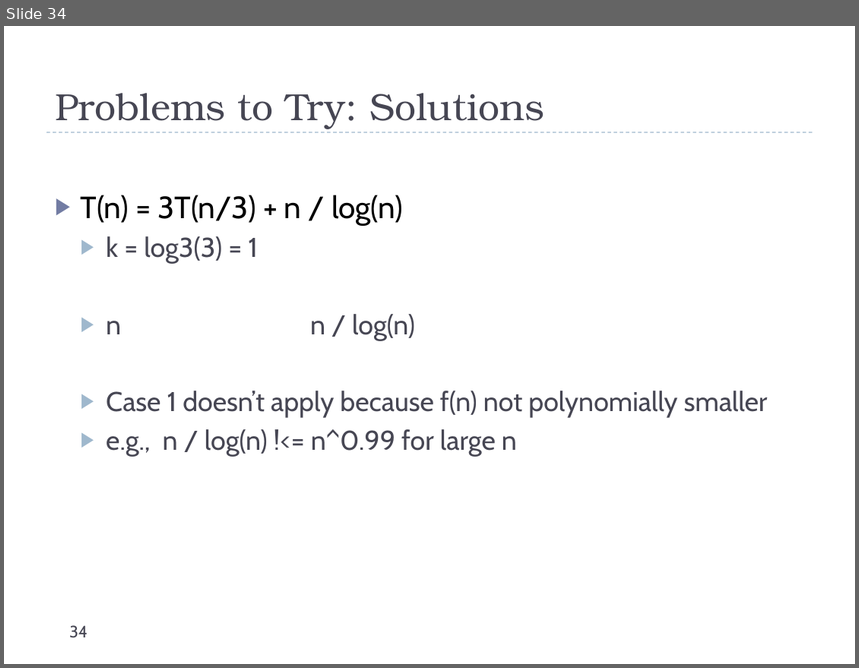
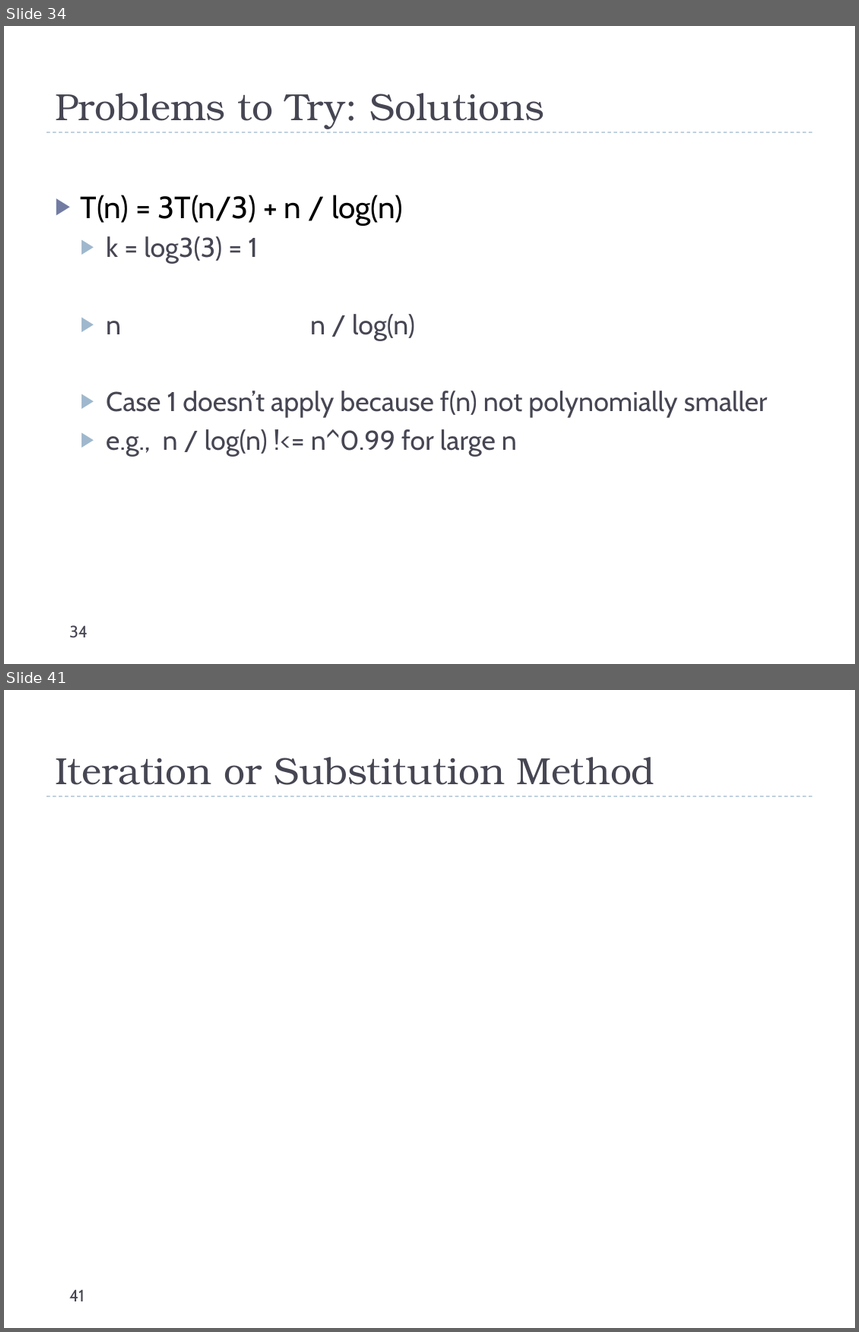
Before and after one commit to uva-cs/cs4102-f21, a slide deck: slides/recurrences.pptx. Shown one above the other, each under a label of ours: slide 34 before the commit, slides 34 and 41 after it; the slides between them are not shown. The pictures are 859x668 and 859x1332 pixels, drawn with LibreOffice and Linux fonts; fonts in the diff are those of the drawing; grey boxes stand for pictures. Boxes give left, top, right and bottom in pixels: in the first picture for what was removed or moved away, otherwise in the second. Text is boxed around its words. In the diff, an @@ line names an element or a change of style, - is before the commit and + after.

```diff
--- a/slides/recurrences.pptx
+++ b/slides/recurrences.pptx
@@ slide 41 added at (x1=4, y1=690, x2=855, y2=1328), background #FFFFFF; not listed: 1 template element that a slide beside it also shows @@
@@ title added at (x1=55, y1=757, x2=655, y2=785), 32 pt, text #464653 @@
+Iteration or Substitution Method
@@ page number added at (x1=69, y1=1290, x2=85, y2=1302), 14 pt, text #464653 @@
+41
```
Also in this commit, not shown: 1 slide changed, 7 other slides added.
